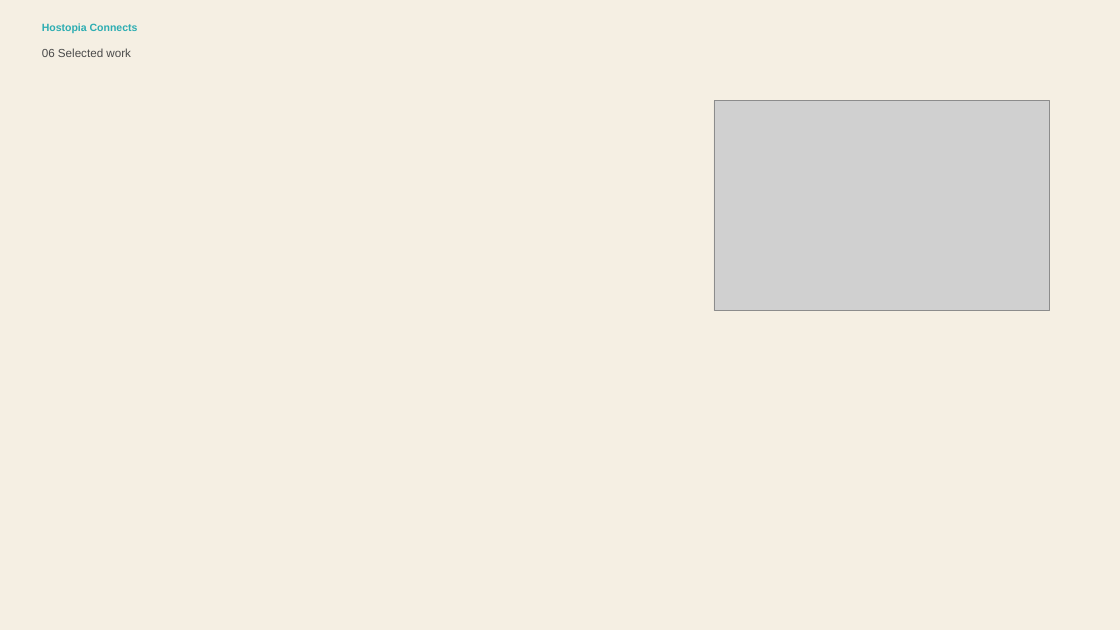
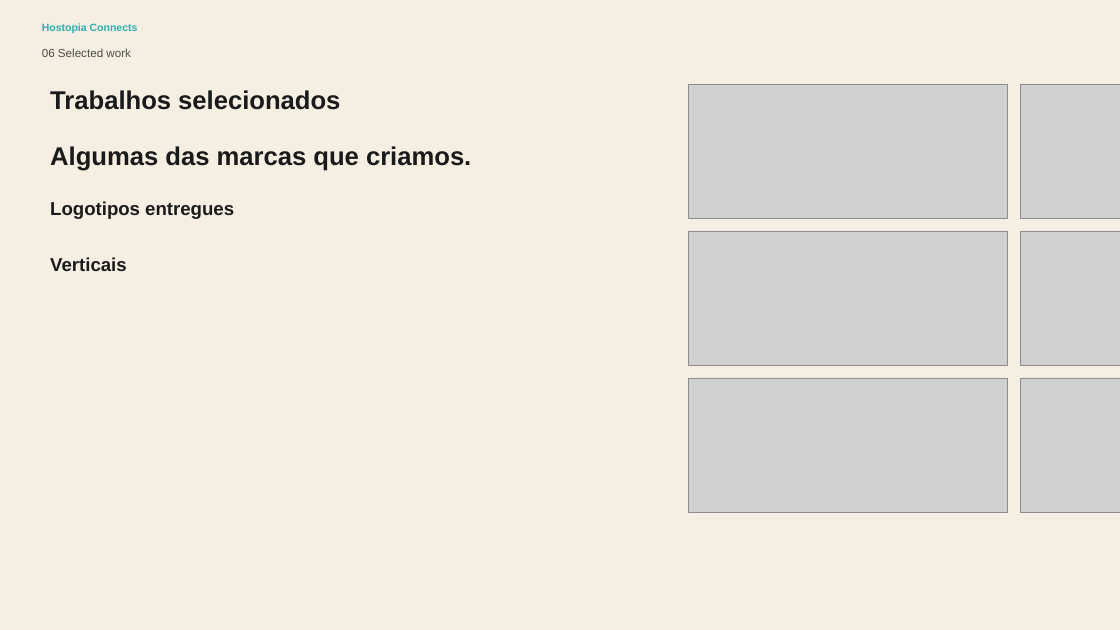
Before and after one commit to ginocardenas-cpu/hostopiaconnects, a slide deck: slide 6 of public/assets/editable/professional-logo-design-sales-presentation-2/pt/Professional Logo Design Sales Presentation - pt.pptx. Drawn at 1120x630 pixels with LibreOffice and Linux fonts; fonts in the diff are those of the drawing; grey boxes stand for pictures; background and template pictures are left out. Boxes give left, top, right and bottom in pixels: in the first picture for what was removed or moved away, otherwise in the second. Text is boxed around its words. In the diff, an @@ line names an element or a change of style, - is before the commit and + after.

```diff
--- a/public/assets/editable/professional-logo-design-sales-presentation-2/pt/Professional Logo Design Sales Presentation - pt.pptx
+++ b/public/assets/editable/professional-logo-design-sales-presentation-2/pt/Professional Logo Design Sales Presentation - pt.pptx
@@ picture: place and size @@
-picture at (714,101,1050,311)
+picture at (689,84,1008,218)
@@ picture added at (1021,84,1120,218) @@
@@ text added at (50,90,340,110), 22 pt, text #1A1A1A, bold @@
+Trabalhos selecionados
@@ text added at (50,146,471,171), 22 pt, text #1A1A1A, bold @@
+Algumas das marcas que criamos.
@@ text added at (50,201,234,219), 16 pt, text #1A1A1A, bold @@
+Logotipos entregues
@@ picture added at (689,231,1008,365) @@
@@ picture added at (1021,231,1120,365) @@
@@ text added at (50,257,127,271), 16 pt, text #1A1A1A, bold @@
+Verticais
@@ picture added at (689,378,1008,513) @@
@@ picture added at (1021,378,1120,513) @@
```
Also in this commit, not shown: 12 other slides changed, 37 other files.
